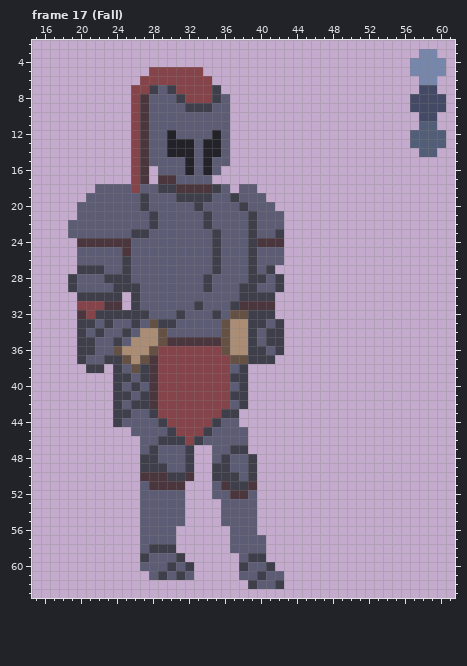
File history of a pixel-art file, Aseprite/MainCharacterFinal.aseprite. Above is the file before it was changed.
64x64 pixels, 101 frames. Shown: frame 17 (Fall): x 15..61, y 2..63. The commit also changed other frames, which this record leaves out.
After the commit:
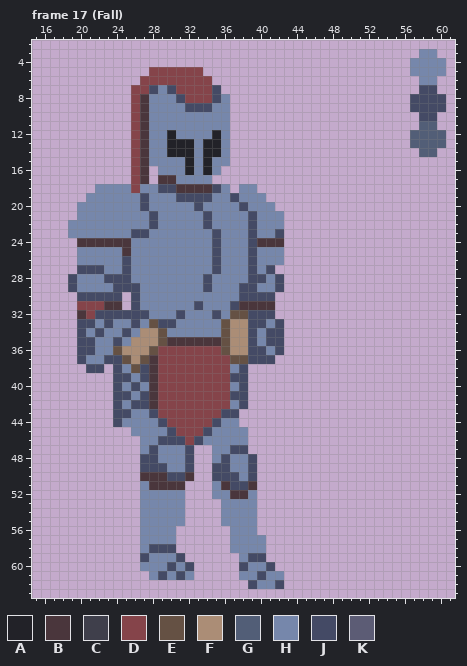
Palette (. is transparent): A #222228  B #4a363c  C #3f3f4b  D #85444a  E #655144  F #ab8d76  G #525e77  H #7687ab  J #444a65  K #5c5c75
Change:
Changed rows in their new state; - is an unchanged pixel.
Frame 17 (Fall), layer "Nuevoo color":
first column x 19:
 7 ---------JHJ----J-------
 8 ---------HHHJ---JH------
 9 ---------HHHHJJJHH------
10 ---------HHHHHHHHH------
11 ---------HHHHHHHHH------
12 ---------HH-HHHH-H------
13 ---------HH---H--H------
14 ---------HH---H--H------
15 ---------HHHH-H-HH------
16 ----------HHH-H-H-------
17 ------------HHHH--------
18 ---HHHH-HHJJ----JH-HH---
19 --HHHHHHJHHHJJJJHHJHHH--
20 -HHHHHHHJHHHHHJHHHHJHHH-
21 -HHHHHHHHJHHHHHJHHHHJHHH
22 HHHHHHHHHJHHHHHJHHHHJHHH
23 HHHHHHHJJHHHHHHHJHHHJHHJ
24 -------HHHHHHHHHJHHHJ---
25 -HHHHH-HHHHHHHHHJHHHJHHH
26 -HHHHHJHHHHHHHHHJHHHJHHH
27 -JJJHHJHHHHHHHHHJHHHJHJ-
28 JHHHJJJHHHHHHHHJHHHHJJHJ
29 JHHHHJJJHHHHHHHJHHHJJHHJ
30 -JJJJJ-JHHHHHHHHHHHJJJJ-
31 -------JHHHHHHJHHHJ-----
32 ---JJJJJJHHHJHHHJH--JJJ-
33 -JJHJHHJH-JJHHHHH---JJHJ
34 -JHJHHJH---HHHHHH---JHJJ
35 -JJHHJH-------------JHJJ
36 -JJHH---------------JJHJ
37 -JHHJJ--------------JJJ-
38 --JJ-JH-J---------HJ----
39 -----JJHJ---------JJ----
40 -----JHJH---------HJ----
41 -----JJHJ---------JJ----
42 -----JHJJ---------HJ----
43 -----JJHHJ-------JJ-----
44 -----JHHHHJ-----JHH-----
45 -------HHHHJ---JHHHH----
46 --------HHJJJ-JHHHHH----
47 --------HJHHHJ--HHJJ----
48 --------JJHHHJ--HJHHJ---
49 --------JJJHHJ--JJHHJ---
50 -----------JJ---JJJHJ---
51 --------H-------H-JJ----
52 --------HHHHH---HH--H---
53 --------HHHHH----HHHH---
54 --------HHHHH----HHHH---
55 --------HHHHH----HHHH---
56 --------HHHH------HHH---
57 --------HHHH------HHHH--
58 --------HJJJ------HHHH--
59 --------JHHHJ------HJJ--
60 --------HHHJHJ-----JHHJ-
61 ---------HJHJH-----HHJHH
62 --------------------JHHJ
Changed places in both pictures, as pixel boxes (x1, y1, x2, y2):
changed: (68, 85, 284, 589)
